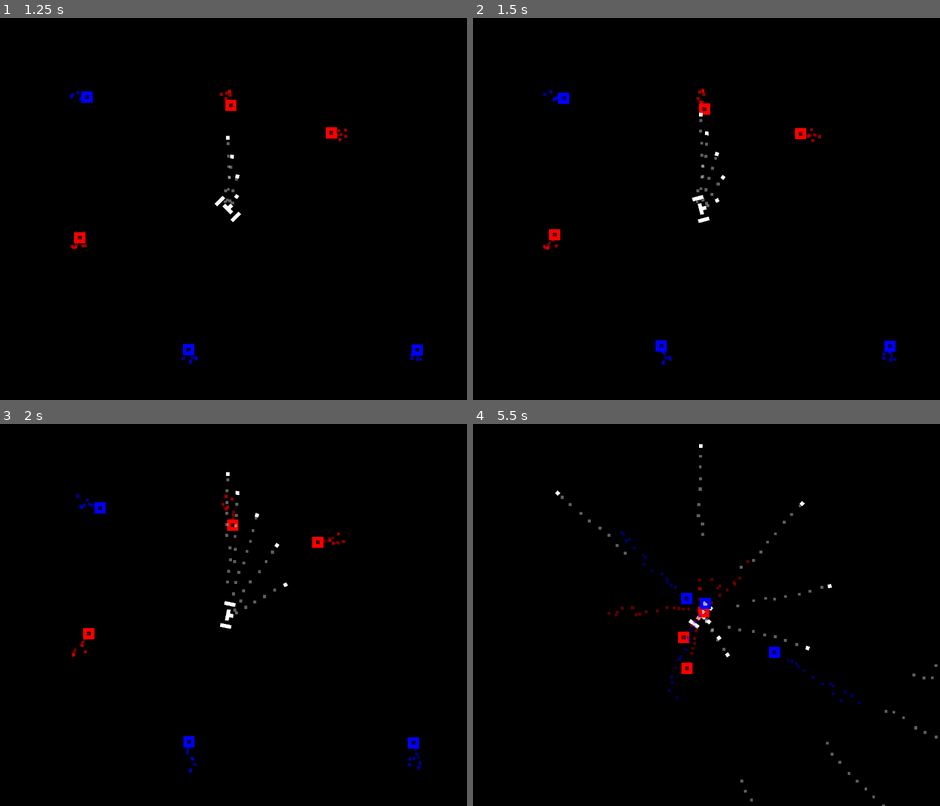
Above: before the commit, frames 1-4 (two rows, left to right).
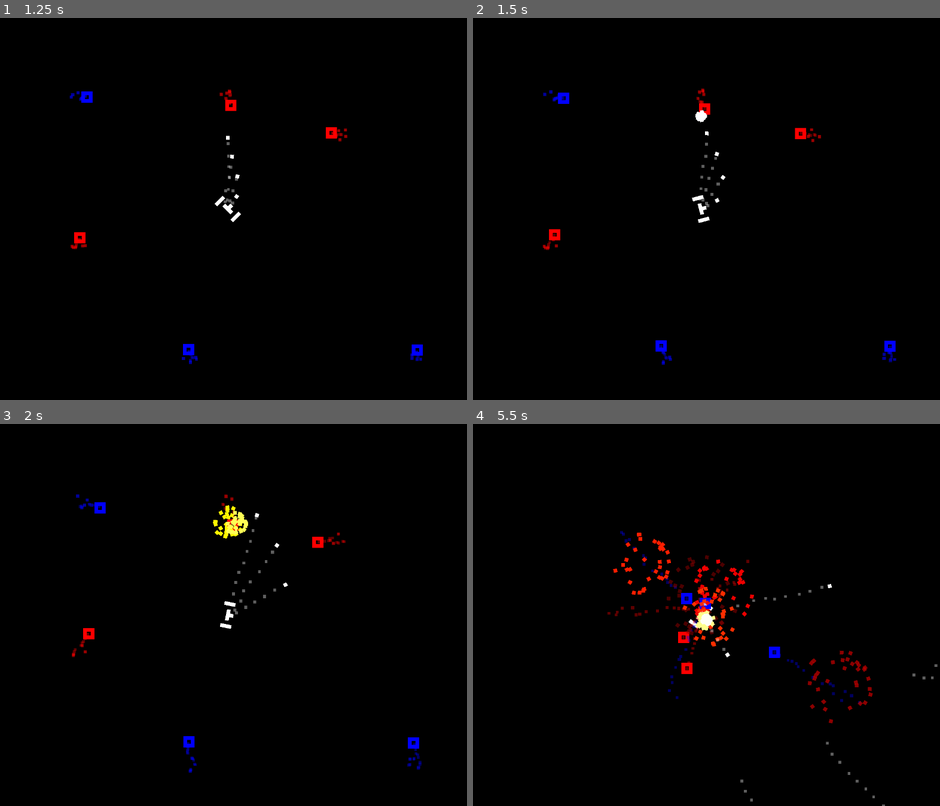
Above: after the commit, the same moments.

Repository: xphere/innerspace-lite-godot-jam-2018
Game: Godot game, scene res://scenes/World.tscn
The game is run twice, just before and just after one commit, with the same random seed, the same clock (stepped at 60 frames per second) and the same inputs.
Inputs:
- Up to frame 1 (1.25 s): hold Right (rotate_right) from 0.53 s (still down); hold Up (fire) from 0.53 s (still down)
- Up to frame 2 (1.5 s): release Right (rotate_right) at 1.28 s; release Up (fire) at 1.28 s; hold Left (rotate_left) from 1.28 s (still down); tap Up (fire) at 1.35 s
- Up to frame 3 (2 s): keep holding Left (rotate_left)
- Up to frame 4 (5.5 s): release Left (rotate_left) at 2.03 s; hold Up (fire) 2.03-2.78 s; hold Right (rotate_right) 2.03-3.53 s; tap Up (fire) at 2.85, 4.35 s; hold Up (fire) 3.53-4.28 s; hold Left (rotate_left) from 3.53 s (still down); hold Up (fire) from 5.03 s (still down)

Frame 1 is identical in both runs. In frame 2, less than 0.1% of the frame differs, in the area x 47-51%, y 24-49%; in frame 3, 0.4%; in frame 4, 1.6%, in the area x 17-100%, y 5-83%.

Commit message:
add explosions BOOM!

Diff:
--- a/project.godot
+++ b/project.godot
@@ -32,6 +32,11 @@
 switch_weapon=[ Object(InputEventKey,"resource_local_to_scene":false,"resource_name":"","device":0,"alt":false,"shift":false,"control":false,"meta":false,"command":false,"pressed":false,"scancode":16777234,"unicode":0,"echo":false,"script":null)
  ]
 
+[layer_names]
+
+2d_physics/layer_1="Player neutral"
+2d_physics/layer_2="Enemies"
+
 [rendering]
 
 environment/default_clear_color=Color( 0, 0, 0, 1 )
--- a/scenes/Bullet.gd
+++ b/scenes/Bullet.gd
@@ -1,6 +1,8 @@
 extends Node2D
 
 const SPEED = 25
+
+onready var explosion_scene = preload("res://scenes/Explosion.tscn")
 
 var direction
 
@@ -19,3 +21,11 @@
 
 func _on_VisibilityNotifier_screen_exited():
 	queue_free()
+
+
+func _on_Bullet_area_entered(area):
+	var explosion = explosion_scene.instance()
+	explosion.global_position = global_position
+	explosion.set_as_toplevel(true)
+	get_parent().add_child(explosion)
+	queue_free()
--- a/scenes/Bullet.tscn
+++ b/scenes/Bullet.tscn
@@ -27,6 +27,7 @@
 gravity = 98.0
 linear_damp = 0.1
 angular_damp = 1.0
+collision_mask = 2
 audio_bus_override = false
 audio_bus_name = "Master"
 
@@ -60,4 +61,6 @@
 v_frames = 1
 _sections_unfolded = [ "Drawing", "Process Material" ]
 
+[connection signal="area_entered" from="Bullet" to="." method="_on_Bullet_area_entered"]
+
 [connection signal="screen_exited" from="VisibilityNotifier" to="." method="_on_VisibilityNotifier_screen_exited"]
--- a/scenes/Enemy.tscn
+++ b/scenes/Enemy.tscn
@@ -29,6 +29,7 @@
 gravity = 98.0
 linear_damp = 0.1
 angular_damp = 1.0
+collision_layer = 2
 audio_bus_override = false
 audio_bus_name = "Master"
 
--- /dev/null
+++ b/scenes/Explosion.tres
@@ -0,0 +1,52 @@
+[gd_resource type="ParticlesMaterial" load_steps=3 format=2]
+
+[sub_resource type="Gradient" id=1]
+
+offsets = PoolRealArray( 0, 0.239382, 0.621622, 1 )
+colors = PoolColorArray( 1, 1, 1, 1, 1, 1, 0, 1, 1, 0, 0, 1, 0, 0, 0, 0 )
+
+[sub_resource type="GradientTexture" id=2]
+
+flags = 4
+gradient = SubResource( 1 )
+width = 2048
+
+[resource]
+
+render_priority = 0
+trail_divisor = 1
+emission_shape = 1
+emission_sphere_radius = 1.0
+flag_align_y = true
+flag_rotate_y = true
+flag_disable_z = true
+spread = 180.0
+flatness = 1.0
+gravity = Vector3( 0, 0, 0 )
+initial_velocity = 2.0
+initial_velocity_random = 0.0
+angular_velocity = 0.0
+angular_velocity_random = 0.0
+orbit_velocity = 0.0
+orbit_velocity_random = 0.0
+linear_accel = 0.0
+linear_accel_random = 0.0
+radial_accel = 1.0
+radial_accel_random = 0.0
+tangential_accel = 0.0
+tangential_accel_random = 0.0
+damping = 1.0
+damping_random = 0.0
+angle = 0.0
+angle_random = 0.0
+scale = 1.0
+scale_random = 0.0
+color_ramp = SubResource( 2 )
+hue_variation = 0.0
+hue_variation_random = 0.0
+anim_speed = 0.0
+anim_speed_random = 0.0
+anim_offset = 0.0
+anim_offset_random = 0.0
+anim_loop = false
+_sections_unfolded = [ "Damping", "Radial Accel" ]
--- /dev/null
+++ b/scenes/Explosion.tscn
@@ -0,0 +1,34 @@
+[gd_scene load_steps=2 format=2]
+
+[ext_resource path="res://scenes/Explosion.tres" type="Material" id=1]
+
+[node name="Explosion" type="Particles2D" index="0"]
+
+emitting = true
+amount = 32
+lifetime = 6.0
+one_shot = false
+preprocess = 0.0
+speed_scale = 3.0
+explosiveness = 1.0
+randomness = 0.0
+fixed_fps = 0
+fract_delta = true
+visibility_rect = Rect2( -100, -100, 200, 200 )
+local_coords = true
+draw_order = 0
+process_material = ExtResource( 1 )
+texture = null
+normal_map = null
+h_frames = 1
+v_frames = 1
+_sections_unfolded = [ "Process Material", "Transform" ]
+
+[node name="Timer" type="Timer" parent="." index="0"]
+
+process_mode = 1
+wait_time = 2.0
+one_shot = true
+autostart = true
+
+[connection signal="timeout" from="Timer" to="." method="queue_free"]
--- a/scenes/Player.tscn
+++ b/scenes/Player.tscn
@@ -40,6 +40,7 @@
 gravity = 98.0
 linear_damp = 0.1
 angular_damp = 1.0
+collision_mask = 2
 audio_bus_override = false
 audio_bus_name = "Master"
 _sections_unfolded = [ "Transform" ]
